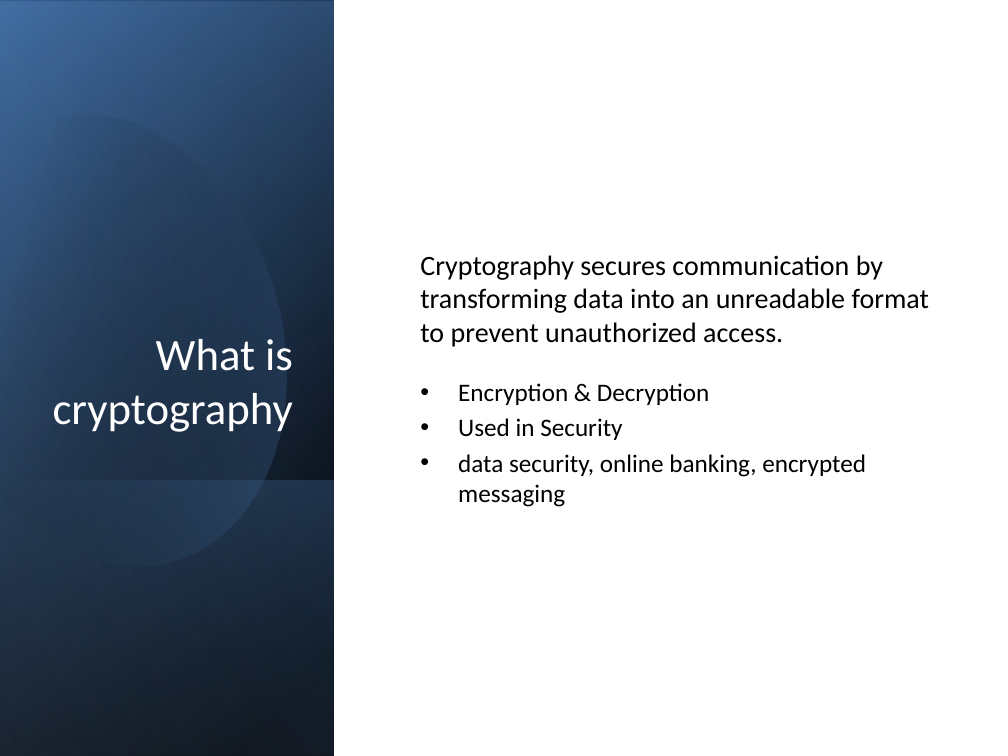
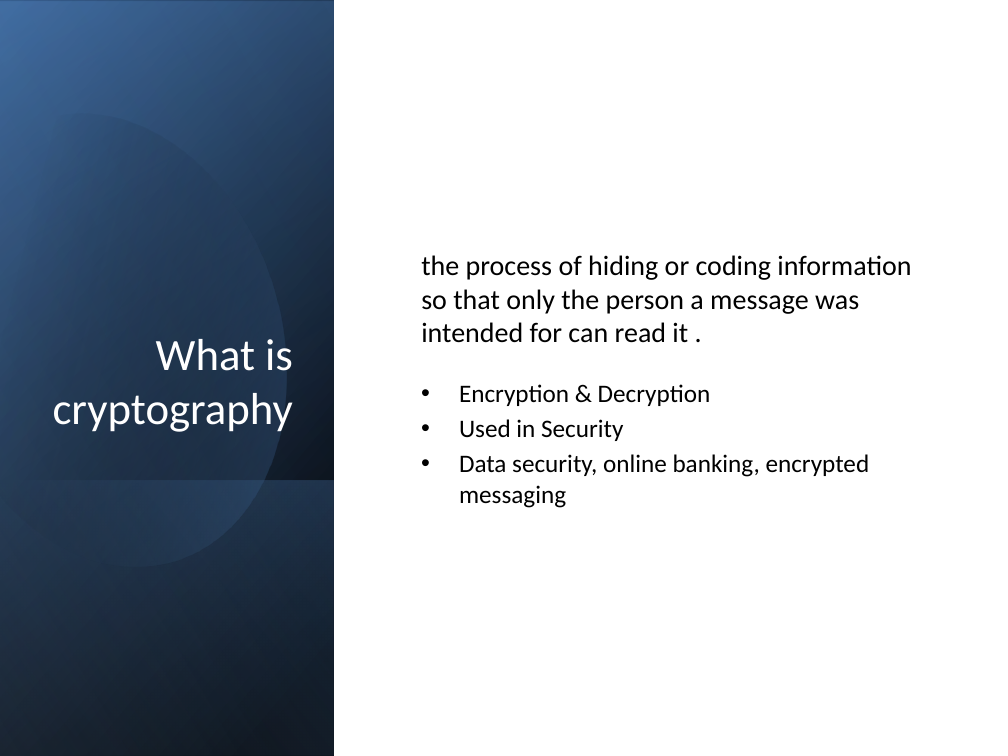
Before and after one commit to Firas-amaria/FinalProject-CryptoGame, a slide deck: slide 12 of Capstone Project Phase A-25-1-D-8.pptx. Drawn at 1008x756 pixels with LibreOffice and Linux fonts; fonts in the diff are those of the drawing. Boxes give left, top, right and bottom in pixels: in the first picture for what was removed or moved away, otherwise in the second. Text is boxed around its words. In the diff, an @@ line names an element or a change of style, - is before the commit and + after.

```diff
--- a/Capstone Project Phase A-25-1-D-8.pptx
+++ b/Capstone Project Phase A-25-1-D-8.pptx
@@ text at [421,255,911,343]: text changed @@
-Cryptography secures communication by transforming data into an unreadable format to prevent unauthorized access.
+the process of hiding or coding information so that only the person a message was intended for can read it .
@@ text at [459,454,870,508]: text changed @@
-• data security, online banking, encrypted messaging
+• Data security, online banking, encrypted messaging
```
Also in this commit, not shown: 7 other slides changed, 4 slides removed.
